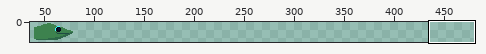
Sprite sheet, stored at assets/sprites/head.png. The picture above shows the old version from afar; the outline marks the close-up.
Close-up. Before:
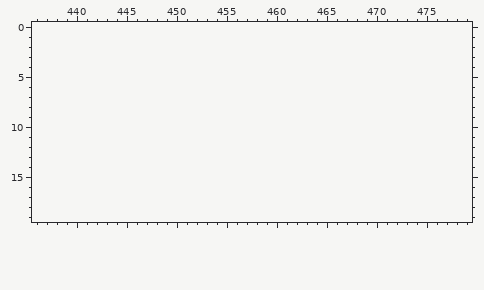
The file is 80x20 pixels. Pixels under 10% opacity are left out. Colours within 5 levels of each other are drawn and written as one. Shown: x 436..479, y 0..19. The old version is drawn lined up with the new one, on the new canvas. The wide view leaves out empty margins. The commit also changed other parts of the picture, which this record leaves out.
After:
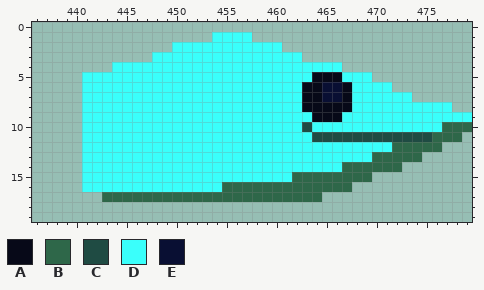
Palette (. is transparent): A #070918  B #2e6749  C #1f4b43  D #3afffb  E #090f33
What changed:
canvas 80x20 -> 480x20
Colour A now appears in row 5 at x 464 to 466; in rows 6 to 7 at x 463 to 464 and 467; in row 8 at x 463 to 467; in row 9 at x 464 to 466.
Colour B now appears in row 10 at x 477 to 479; in row 11 at x 476 to 478; in row 12 at x 472 to 476; in row 13 at x 470 to 474; in row 14 at x 467 to 472; in row 15 at x 462 to 469.
Colour B now appears in row 16 at x 455 to 467; in row 17 at x 443 to 464.
Colour C now appears in row 10 at x 463; in row 11 at x 464 to 475.
Colour D now appears in row 1 at x 454 to 457; in row 2 at x 450 to 460; in row 3 at x 448 to 462; in row 4 at x 444 to 466; in row 5 at x 441 to 463 and 467 to 469; in row 6 at x 441 to 462 and 468 to 471.
Colour D now appears in row 7 at x 441 to 462 and 468 to 473; in row 8 at x 441 to 462 and 468 to 477; in row 9 at x 441 to 463 and 467 to 479; in row 10 at x 441 to 462 and 464 to 476; in row 11 at x 441 to 463; in row 12 at x 441 to 471.
Colour D now appears in row 13 at x 441 to 469; in row 14 at x 441 to 466; in row 15 at x 441 to 461; in row 16 at x 441 to 454.
Colour E now appears in rows 6 to 7 at x 465 to 466.
Changed places in both close-ups, as pixel boxes (x1, y1, x2, y2):
added: (82, 32, 472, 202)
